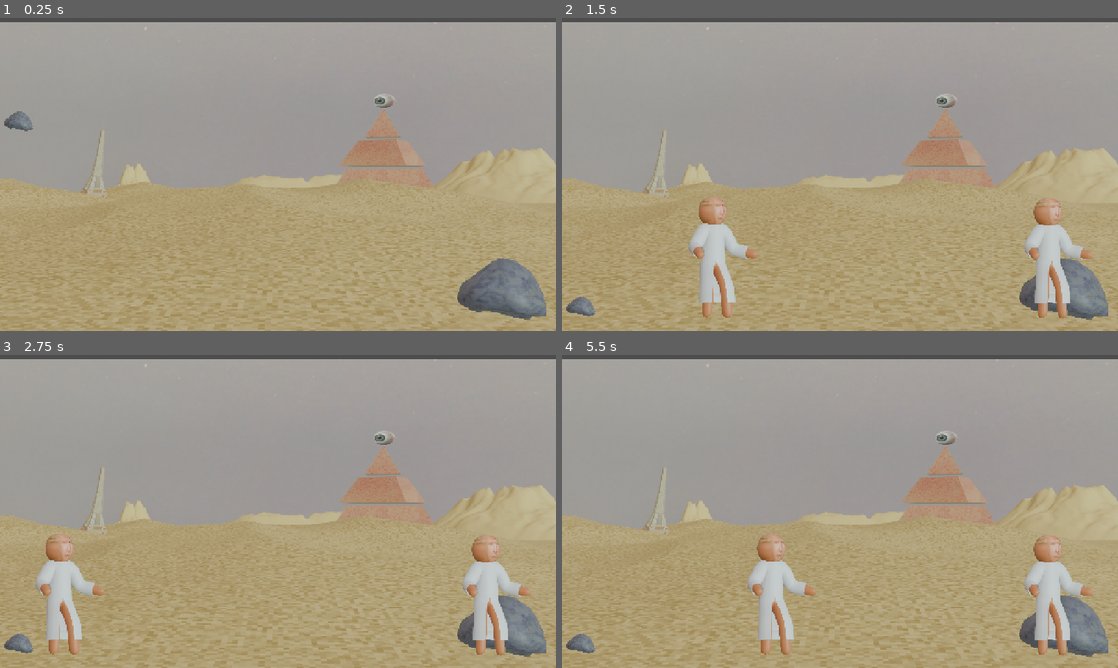
Above: before the commit, frames 1-4 (two rows, left to right).
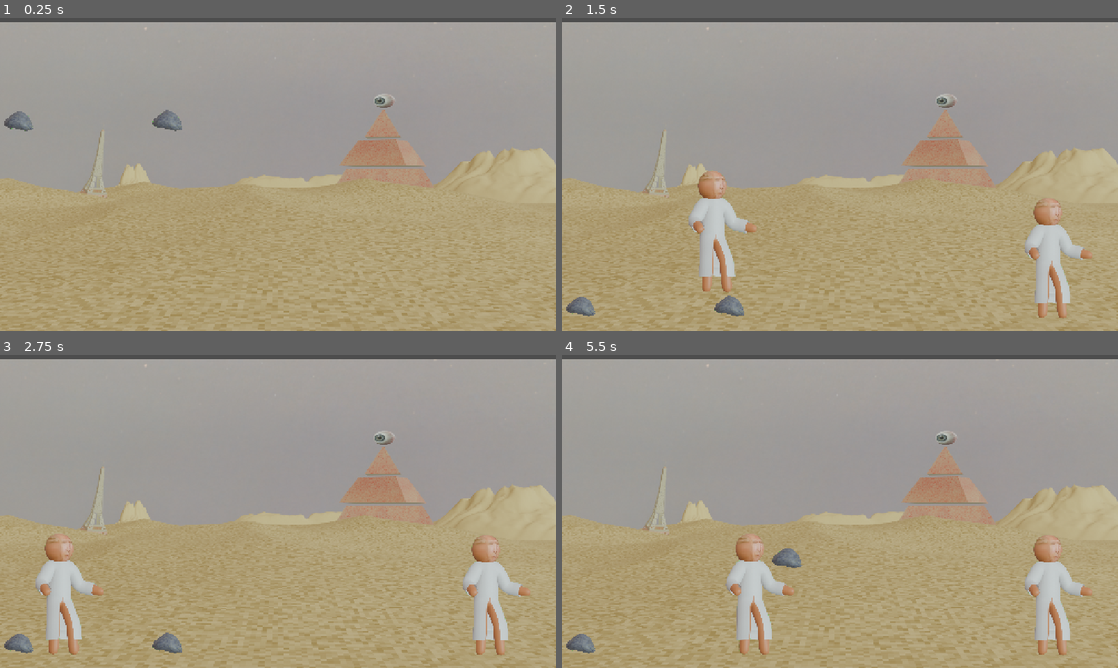
Above: after the commit, the same moments.

Repository: Anaforah/StickandStones
Game: Godot game, scene res://scenario.tscn
Same seed, same stepped clock (60 frames per second), same inputs: the game is played once before the commit and once after it.
Inputs (mouse positions are in pixels of both pictures, inside the frame that each line leads up to):
- Up to frame 1 (0.25 s): no input
- Up to frame 2 (1.5 s): move the mouse to (962, 158) at 0.52 s; hold D (p1_move_right) 0.53-1.25 s; tap E (p1_grab) at 0.6 s; click (962, 158) at 0.67 s; tap W (p1_jump) at 0.77 s; tap S (p1_drop, bound only after the commit) at 0.8 s; drag from (728, 190) to (812, 237) at 1.27 s
- Up to frame 3 (2.75 s): tap Enter at 2 s; move the mouse to (333, 442) at 2.02 s; hold A (p1_move_left) from 2.03 s (still down); tap Q (p1_throw, bound only after the commit) at 2.1 s; tap Page Up (p2_drop, bound only after the commit) at 2.3 s
- Up to frame 4 (5.5 s): release A (p1_move_left) at 2.75 s; drag from (812, 574) to (673, 464) at 2.77 s; tap Space at 3.5 s; move the mouse to (1006, 558) at 3.52 s; hold D (p1_move_right) 3.53-4.25 s; tap Down (p2_grab, bound only after the commit) at 3.6 s; tap W (p1_jump) at 3.77 s; tap End (p2_throw, bound only after the commit) at 3.8 s; drag from (673, 464) to (717, 555) at 4.27 s; tap Enter at 5 s; move the mouse to (867, 511) at 5.02 s; hold D (p1_move_right) from 5.03 s (still down); tap E (p1_grab) at 5.1 s; click (867, 511) at 5.17 s; tap S (p1_drop, bound only after the commit) at 5.3 s

The runs differ from the first frame. In frame 1, 2.4% of the frame differs, in the area x 27-99%, y 29-97%; in frame 2, 4.0%; in frame 3, 1.7%; in frame 4, 4.3%, in the area x 29-99%, y 57-97%.
Error before the commit: Parse Error: Identifier "dragging" not declared in the current scope. (res://object_rock.gd:68)

Commit message:
grab and drop is working

Diff:
--- a/object_rock.gd
+++ b/object_rock.gd
@@ -6,10 +6,14 @@
 
 var switched := false
 var side := ""
+var dragging := false
+var rock_original_pos: Vector2
+var roleta_original_pos: Vector2
 
 var achievement_sounds: Array[AudioStream] = []
 var object_textures: Array[Texture2D] = []
 var next_object_index := 0
+var original_collision_pos: Vector2
 
 # 🔥 PRELOAD DO ITEM QUE VAI CAIR
 var item_scene: PackedScene = preload("res://ItemFall.tscn")
@@ -18,6 +22,11 @@
 	# Carrega todos os sons da pasta achievement
 	_load_achievement_sounds()
 	_load_object_textures()
+
+	# Store original positions
+	rock_original_pos = sprite_left.position
+	roleta_original_pos = sprite_right.position
+	original_collision_pos = $CollisionShape2D.position
 
 	# Detecta automaticamente o lado inicial do sprite_left
 	var screen_width = get_viewport_rect().size.x
@@ -213,9 +222,5 @@
 
 	# target_position já definido abaixo
 func move_to(new_pos: Vector2):
-	global_position = new_pos
-
-
-func set_visible_left(left_visible: bool):
-	sprite_left.visible = left_visible
-	sprite_right.visible = not left_visible
+	global_position.x = new_pos.x
+	# Keep current y position
--- a/player_1.gd
+++ b/player_1.gd
@@ -5,6 +5,7 @@
 
 var is_in_range: bool = false
 var target_object: RigidBody2D = null
+var held_object: RigidBody2D = null
 var holding := false
 
 @onready var hand_position: Marker2D = $HandPosition
@@ -34,28 +35,71 @@
 
 	move_and_slide()
 
-	# Segurando objeto
-	if holding and target_object:
-		# Mantém pedra na mão
-		target_object.freeze = true         # congela física enquanto segura
-		target_object.move_to(hand_position.global_position)
+	# Sprites follow the hand automatically as children
 
 
 func _process(_delta: float) -> void:
-	# Pegar ou soltar
-	if is_in_range and target_object:
-		if Input.is_action_just_pressed("p1_grab") and not holding:
-			# Pega a pedra
-			holding = true
-			target_object.freeze = true       # congela física
-			target_object.move_to(hand_position.global_position)
+	# Grab
+	if Input.is_action_just_pressed("p1_grab") and is_in_range and target_object and not holding:
+		# Pega a pedra
+		holding = true
+		held_object = target_object
+		target_object.get_node("CollisionShape2D").position = target_object.original_collision_pos
+		target_object.freeze = true  # congela física
+		target_object.get_node("CollisionShape2D").disabled = true  # desabilita colisão
+		# Reparent sprites to hand
+		var sprite_left = target_object.get_node("rock")
+		var sprite_right = target_object.get_node("roleta")
+		target_object.remove_child(sprite_left)
+		target_object.remove_child(sprite_right)
+		hand_position.add_child(sprite_left)
+		hand_position.add_child(sprite_right)
+		sprite_left.position = Vector2(0, 0)
+		sprite_right.position = Vector2(0, 0)
 
-		elif Input.is_action_just_released("p1_grab") and holding:
-			# Solta a pedra
-			holding = false
-			target_object.freeze = false      # libera física
-			# Pedra cai no chão mantendo posição atual
-			target_object.move_to(hand_position.global_position)
+	# Drop
+	if Input.is_action_just_pressed("p1_drop") and holding:
+		# Solta a pedra para cair verticalmente
+		holding = false
+		# Move rock to hand position first
+		held_object.move_to(hand_position.global_position)
+		held_object.get_node("CollisionShape2D").position = Vector2(0, 0)
+		held_object.freeze = false  # libera física
+		held_object.get_node("CollisionShape2D").disabled = false  # habilita colisão
+		# Reparent sprites back
+		var sprite_left = hand_position.get_node("rock")
+		var sprite_right = hand_position.get_node("roleta")
+		hand_position.remove_child(sprite_left)
+		hand_position.remove_child(sprite_right)
+		held_object.add_child(sprite_left)
+		held_object.add_child(sprite_right)
+		# Center sprites at rock's position (hand position)
+		sprite_left.position = Vector2(0, 0)
+		sprite_right.position = Vector2(0, 0)
+		held_object = null
+
+	# Throw
+	if Input.is_action_just_pressed("p1_throw") and holding:
+		# Lança a pedra
+		holding = false
+		# Move rock to hand position first
+		held_object.move_to(hand_position.global_position)
+		held_object.get_node("CollisionShape2D").position = Vector2(0, 0)
+		# Lança na direção do movimento
+		held_object.linear_velocity = Vector2(velocity.x * 2, -200)
+		held_object.freeze = false  # libera física
+		held_object.get_node("CollisionShape2D").disabled = false  # habilita colisão
+		# Reparent sprites back
+		var sprite_left = hand_position.get_node("rock")
+		var sprite_right = hand_position.get_node("roleta")
+		hand_position.remove_child(sprite_left)
+		hand_position.remove_child(sprite_right)
+		held_object.add_child(sprite_left)
+		held_object.add_child(sprite_right)
+		# Center sprites at rock's position (hand position)
+		sprite_left.position = Vector2(0, 0)
+		sprite_right.position = Vector2(0, 0)
+		held_object = null
 
 
 # -----------------------------
--- a/player_2.gd
+++ b/player_2.gd
@@ -3,6 +3,19 @@
 
 const SPEED = 300.0
 const JUMP_VELOCITY = -400.0
+
+var is_in_range: bool = false
+var target_object: RigidBody2D = null
+var held_object: RigidBody2D = null
+var holding := false
+
+@onready var hand_position: Marker2D = $HandPosition
+@onready var range_area: Area2D = $Range
+
+func _ready():
+	# Conecta os sinais da área para detectar objetos pegáveis
+	range_area.body_entered.connect(_on_range_body_entered)
+	range_area.body_exited.connect(_on_range_body_exited)
 
 
 func _physics_process(delta: float) -> void:
@@ -23,3 +36,83 @@
 		velocity.x = move_toward(velocity.x, 0, SPEED)
 
 	move_and_slide()
+
+	# Sprites follow the hand automatically as children
+
+
+func _process(_delta: float) -> void:
+	# Grab
+	if Input.is_action_just_pressed("p2_grab") and is_in_range and target_object and not holding:
+		# Pega a pedra
+		holding = true
+		held_object = target_object
+		target_object.get_node("CollisionShape2D").position = target_object.original_collision_pos
+		target_object.freeze = true  # congela física
+		target_object.get_node("CollisionShape2D").disabled = true  # desabilita colisão
+		# Reparent sprites to hand
+		var sprite_left = target_object.get_node("rock")
+		var sprite_right = target_object.get_node("roleta")
+		target_object.remove_child(sprite_left)
+		target_object.remove_child(sprite_right)
+		hand_position.add_child(sprite_left)
+		hand_position.add_child(sprite_right)
+		sprite_left.position = Vector2(0, 0)
+		sprite_right.position = Vector2(0, 0)
+
+	# Drop
+	if Input.is_action_just_pressed("p2_drop") and holding:
+		# Solta a pedra para cair verticalmente
+		holding = false
+		# Move rock to hand position first
+		held_object.move_to(hand_position.global_position)
+		held_object.get_node("CollisionShape2D").position = Vector2(0, 0)
+		held_object.freeze = false  # libera física
+		held_object.get_node("CollisionShape2D").disabled = false  # habilita colisão
+		# Reparent sprites back
+		var sprite_left = hand_position.get_node("rock")
+		var sprite_right = hand_position.get_node("roleta")
+		hand_position.remove_child(sprite_left)
+		hand_position.remove_child(sprite_right)
+		held_object.add_child(sprite_left)
+		held_object.add_child(sprite_right)
+		# Center sprites at rock's position (hand position)
+		sprite_left.position = Vector2(0, 0)
+		sprite_right.position = Vector2(0, 0)
+		held_object = null
+
+	# Throw
+	if Input.is_action_just_pressed("p2_throw") and holding:
+		# Lança a pedra
+		holding = false
+		# Move rock to hand position first
+		held_object.move_to(hand_position.global_position)
+		held_object.get_node("CollisionShape2D").position = Vector2(0, 0)
+		# Lança na direção do movimento
+		held_object.linear_velocity = Vector2(velocity.x * 2, -200)
+		held_object.freeze = false  # libera física
+		held_object.get_node("CollisionShape2D").disabled = false  # habilita colisão
+		# Reparent sprites back
+		var sprite_left = hand_position.get_node("rock")
+		var sprite_right = hand_position.get_node("roleta")
+		hand_position.remove_child(sprite_left)
+		hand_position.remove_child(sprite_right)
+		held_object.add_child(sprite_left)
+		held_object.add_child(sprite_right)
+		# Center sprites at rock's position (hand position)
+		sprite_left.position = Vector2(0, 0)
+		sprite_right.position = Vector2(0, 0)
+		held_object = null
+
+
+# -----------------------------
+# DETECÇÃO DE OBJETOS PEGÁVEIS
+# -----------------------------
+func _on_range_body_entered(body: Node) -> void:
+	if body.is_in_group("CanGrab") and body is RigidBody2D:
+		is_in_range = true
+		target_object = body
+
+func _on_range_body_exited(body: Node) -> void:
+	if body.is_in_group("CanGrab") and body == target_object:
+		is_in_range = false
+		target_object = null
--- a/project.godot
+++ b/project.godot
@@ -59,6 +59,31 @@
 "events": [Object(InputEventKey,"resource_local_to_scene":false,"resource_name":"","device":-1,"window_id":0,"alt_press …(192 unchanged characters)…
 ]
 }
+p2_grab={
+"deadzone": 0.2,
+"events": [Object(InputEventKey,"resource_local_to_scene":false,"resource_name":"","device":-1,"window_id":0,"alt_pressed":false,"shift_pressed":false,"ctrl_pressed":false,"meta_pressed":false,"pressed":false,"keycode":0,"physical_keycode":4194322,"key_label":0,"unicode":0,"location":0,"echo":false,"script":null)
+]
+}
+p1_drop={
+"deadzone": 0.2,
+"events": [Object(InputEventKey,"resource_local_to_scene":false,"resource_name":"","device":-1,"window_id":0,"alt_pressed":false,"shift_pressed":false,"ctrl_pressed":false,"meta_pressed":false,"pressed":false,"keycode":0,"physical_keycode":83,"key_label":0,"unicode":115,"location":0,"echo":false,"script":null)
+]
+}
+p2_drop={
+"deadzone": 0.2,
+"events": [Object(InputEventKey,"resource_local_to_scene":false,"resource_name":"","device":-1,"window_id":0,"alt_pressed":false,"shift_pressed":false,"ctrl_pressed":false,"meta_pressed":false,"pressed":false,"keycode":0,"physical_keycode":4194323,"key_label":0,"unicode":0,"location":0,"echo":false,"script":null)
+]
+}
+p1_throw={
+"deadzone": 0.2,
+"events": [Object(InputEventKey,"resource_local_to_scene":false,"resource_name":"","device":-1,"window_id":0,"alt_pressed":false,"shift_pressed":false,"ctrl_pressed":false,"meta_pressed":false,"pressed":false,"keycode":0,"physical_keycode":81,"key_label":0,"unicode":113,"location":0,"echo":false,"script":null)
+]
+}
+p2_throw={
+"deadzone": 0.2,
+"events": [Object(InputEventKey,"resource_local_to_scene":false,"resource_name":"","device":-1,"window_id":0,"alt_pressed":false,"shift_pressed":false,"ctrl_pressed":false,"meta_pressed":false,"pressed":false,"keycode":0,"physical_keycode":4194318,"key_label":0,"unicode":0,"location":0,"echo":false,"script":null)
+]
+}
 
 [layer_names]
 
--- a/rock.tscn
+++ b/rock.tscn
@@ -112,7 +112,7 @@
 &"": SubResource("AnimationLibrary_s7a3y")
 }
 
-[node name="Object_rock" type="Sprite2D" parent="."]
+[node name="Object_rock" type="RigidBody2D" parent="."]
 script = ExtResource("4_nnrwk")
 
 [node name="rock" type="Sprite2D" parent="Object_rock"]
@@ -121,4 +121,6 @@
 [node name="roleta" type="Sprite2D" parent="Object_rock"]
 texture = ExtResource("6_rcgop")
 
-[node name="rockcollision" type="CollisionShape2D" parent="Object_rock"]
+[node name="CollisionShape2D" type="CollisionShape2D" parent="Object_rock"]
+
+[node name="switch_sound" type="AudioStreamPlayer2D" parent="Object_rock"]
--- a/scenario.tscn
+++ b/scenario.tscn
@@ -164,6 +164,15 @@
 &"": SubResource("AnimationLibrary_s7a3y")
 }
 
+[node name="Range" type="Area2D" parent="AnimationPlayer2/Player 2"]
+
+[node name="CollisionShape2D" type="CollisionShape2D" parent="AnimationPlayer2/Player 2/Range"]
+position = Vector2(1132.8125, 112)
+shape = SubResource("CircleShape2D_67p4d")
+
+[node name="HandPosition" type="Marker2D" parent="AnimationPlayer2/Player 2"]
+position = Vector2(1206.75, 101)
+
 [node name="ObjectRock" type="RigidBody2D" parent="." groups=["CanGrab"]]
 script = ExtResource("4_s7a3y")
 
@@ -185,13 +194,14 @@
 position = Vector2(43.333336, 208.00003)
 shape = SubResource("CircleShape2D_a05x2")
 
-[node name="ObjectRock2" type="Node2D" parent="."]
+[node name="ObjectRock2" type="RigidBody2D" parent="." groups=["CanGrab"]]
 script = ExtResource("4_s7a3y")
 
 [node name="rock" type="Sprite2D" parent="ObjectRock2"]
 position = Vector2(384.6667, 207.66667)
 scale = Vector2(0.0865528, 0.081169344)
 texture = ExtResource("5_a05x2")
+script = ExtResource("7_67p4d")
 
 [node name="roleta" type="Sprite2D" parent="ObjectRock2"]
 position = Vector2(-42.33336, -57.333344)
@@ -201,6 +211,10 @@
 [node name="switch_sound" type="AudioStreamPlayer2D" parent="ObjectRock2"]
 volume_db = 10.097
 
+[node name="CollisionShape2D" type="CollisionShape2D" parent="ObjectRock2"]
+position = Vector2(384.6667, 207.66667)
+shape = SubResource("CircleShape2D_a05x2")
+
 [node name="ItemFall" parent="." instance=ExtResource("8_03rl8")]
 
 [node name="Sprite2D2" type="Sprite2D" parent="ItemFall"]
@@ -209,6 +223,3 @@
 stream = ExtResource("7_6dm4g")
 volume_db = -15.0
 autoplay = true
-
-[connection signal="body_entered" from="AnimationPlayer/Player 1/Range" to="AnimationPlayer/Player 1" method="_on_range_body_entered"]
-[connection signal="body_exited" from="AnimationPlayer/Player 1/Range" to="AnimationPlayer/Player 1" method="_on_range_body_exited"]
Not shown: 2 places in scenario.tscn that only renumber resources
